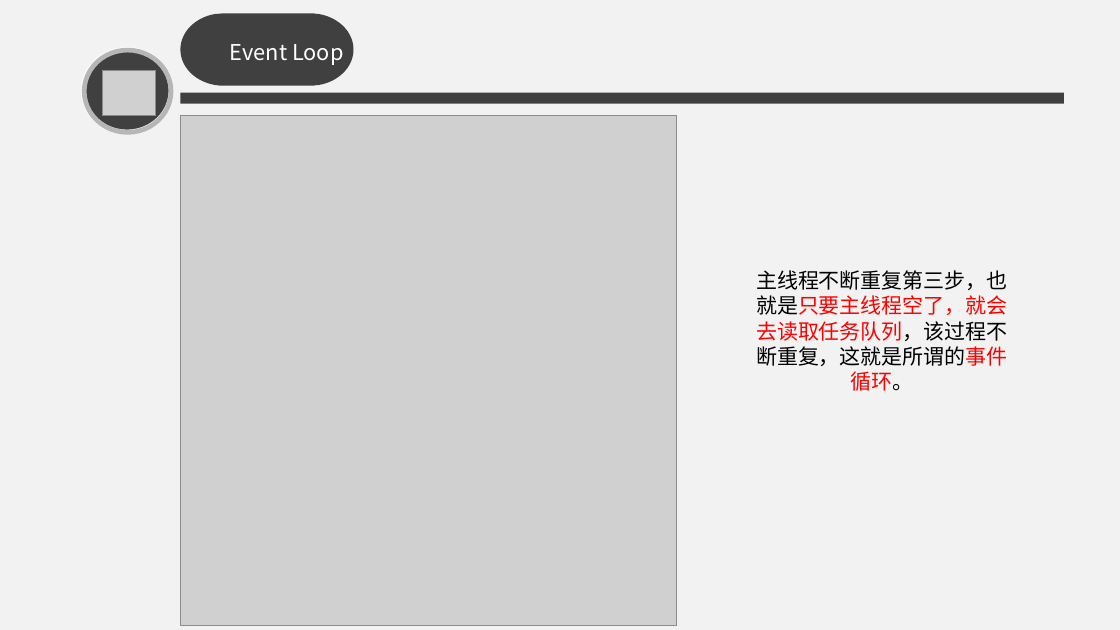
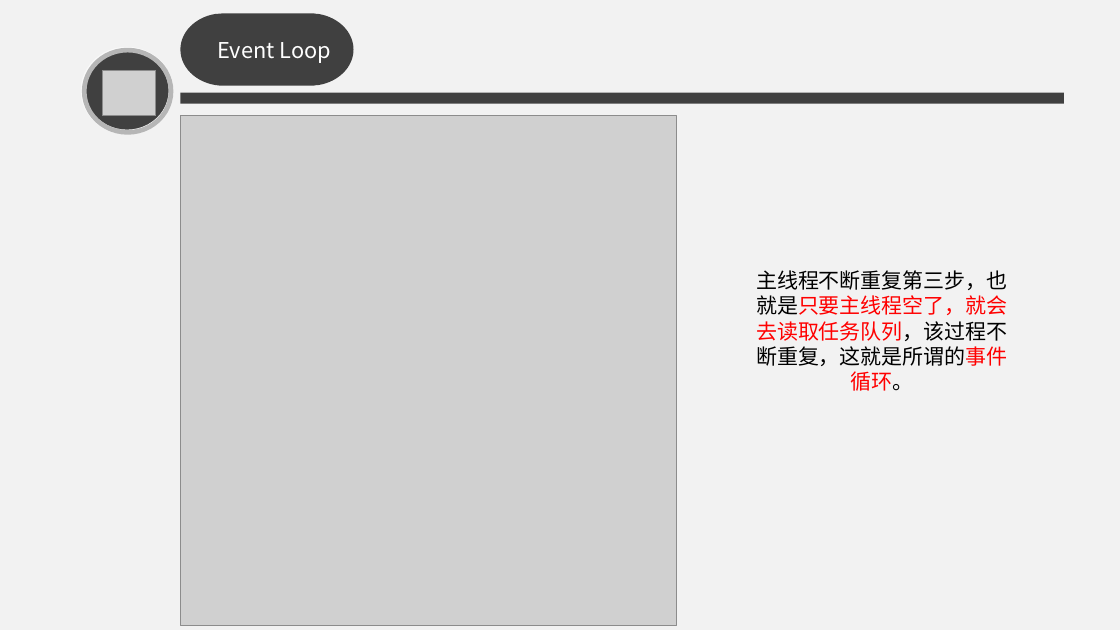
Before and after one commit to ZunoJ/studyfile, a slide deck: slide 13 of ppt/EventLoop技术分享.pptx. Drawn at 1120x630 pixels with LibreOffice and Linux fonts; fonts in the diff are those of the drawing; grey boxes stand for pictures. Boxes give left, top, right and bottom in pixels: in the first picture for what was removed or moved away, otherwise in the second. Text is boxed around its words. In the diff, an @@ line names an element or a change of style, - is before the commit and + after.

```diff
--- a/ppt/EventLoop技术分享.pptx
+++ b/ppt/EventLoop技术分享.pptx
@@ text "Event Loop": place and size @@
-text "Event Loop" at bbox=[230, 44, 344, 65]
+text "Event Loop" at bbox=[217, 42, 332, 63]
```
Also in this commit, not shown: 9 other slides changed, 1 other file.
